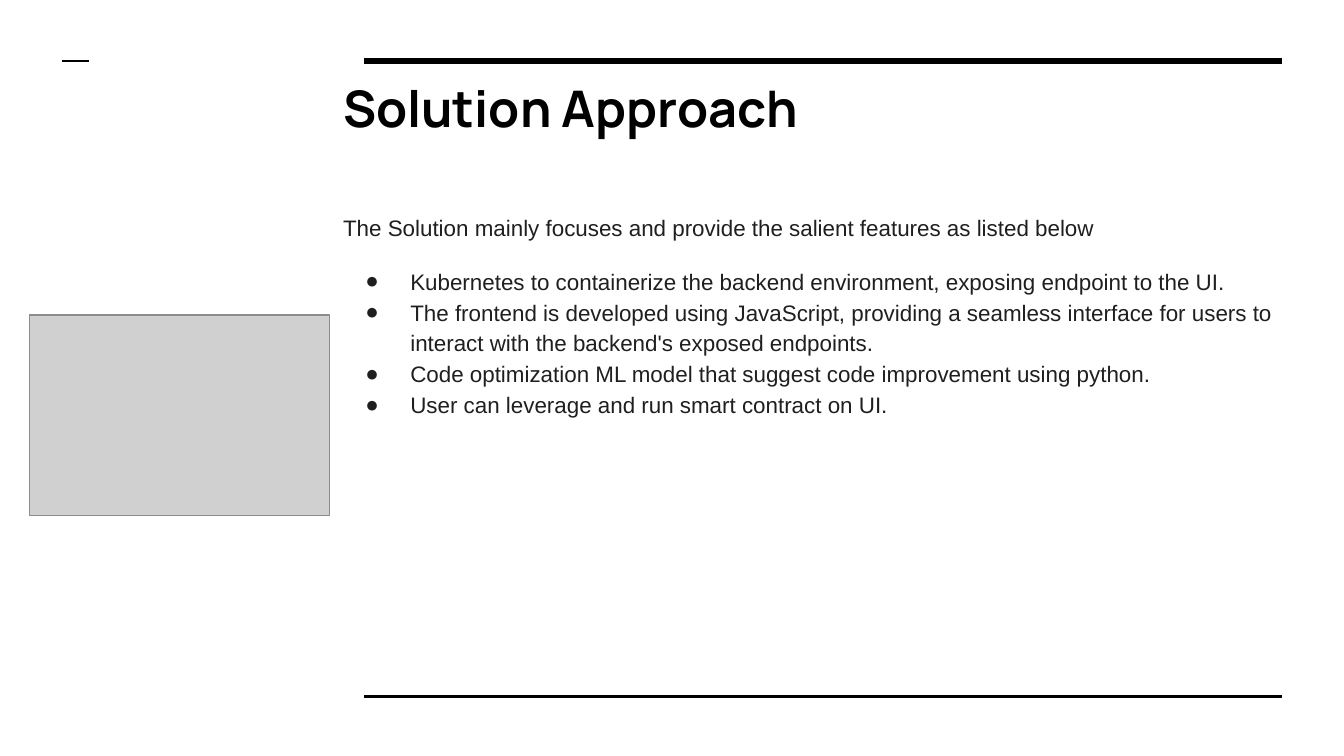
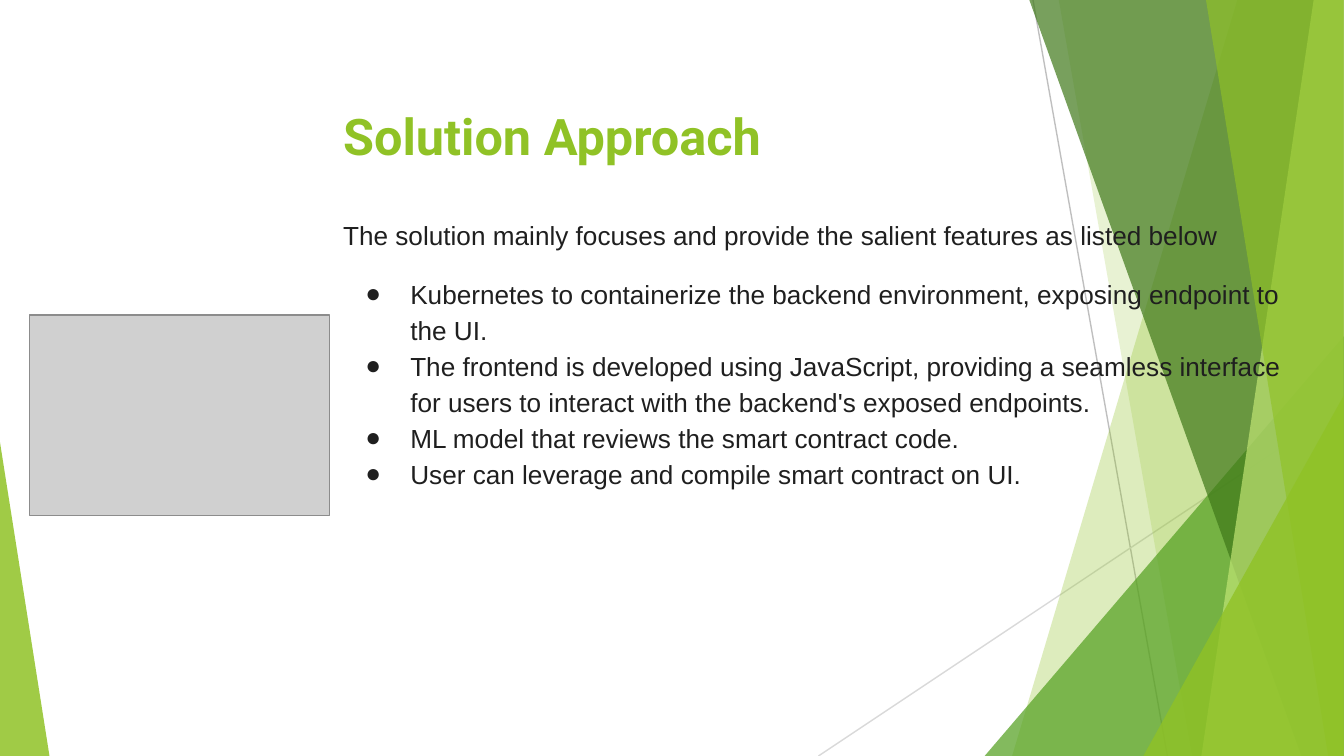
Before and after one commit to lokeshwaran100/neploy, a slide deck: slide 3 of doc/NEPLOY project latest.pptx. Drawn at 1344x756 pixels with LibreOffice and Linux fonts; fonts in the diff are those of the drawing; grey boxes stand for pictures. Boxes give left, top, right and bottom in pixels: in the first picture for what was removed or moved away, otherwise in the second. Text is boxed around its words. In the diff, an @@ line names an element or a change of style, - is before the commit and + after.

Commit message:
Updated PPT presentation

```diff
--- a/doc/NEPLOY project latest.pptx
+++ b/doc/NEPLOY project latest.pptx
@@ line removed from (63, 60) to (90, 60) @@
@@ line removed from (364, 60) to (1282, 60) @@
@@ title "Solution Approach": place and size @@
-title "Solution Approach" at [343, 90, 798, 139]
+title "Solution Approach" at [343, 117, 761, 166]
@@ title "Solution Approach" at [343, 117, 761, 166]: font Manrope to Roboto, text colour #000000 to #90C226 @@
@@ text at [343, 224, 1217, 251]: text changed; size 12 to 14 pt @@
-The Solution mainly focuses and provide the salient features as listed below
+The solution mainly focuses and provide the salient features as listed below
@@ text at [410, 282, 1280, 418]: size 12 to 14 pt, highlight #FFFFFF to none in "Kubernetes to containerize the backend environment, exposing ...", "The frontend is developed using JavaScript, providing ..." @@
@@ group added at [0, 0, 1344, 756]: 5 freeform shapes, 3 triangles, 2 lines @@
@@ text at [410, 429, 1021, 490]: text changed; size 12 to 14 pt @@
-● Code optimization ML model that suggest code improvement using python.
-● User can leverage and run smart contract on UI.
+● ML model that reviews the smart contract code.
+● User can leverage and compile smart contract on UI.
@@ line removed from (364, 696) to (1282, 696) @@
```
Also in this commit, not shown: 2 other slides changed, 3 slides added, 3 slides removed.
